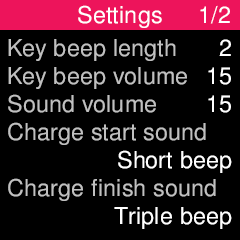
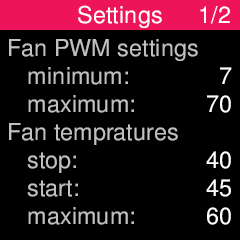
Before/after of a (240, 240) layered artwork. What changed in the layer stack:
added group "Page 3" with 2 layers above "Page 2" over [9, 39, 232, 225]
added layer "Values page1" (1st of 2, in "Page 3") in group "Page 3" over [206, 67, 232, 225]
added layer "Text page1" (1st of 2, in "Page 3") in group "Page 3" over [9, 39, 198, 225]
hid group "Page 1" (2 layers) over [8, 39, 232, 229]
painted on "Text page1" (2nd of 2, in "Page 1") over [159, 43, 222, 196]
